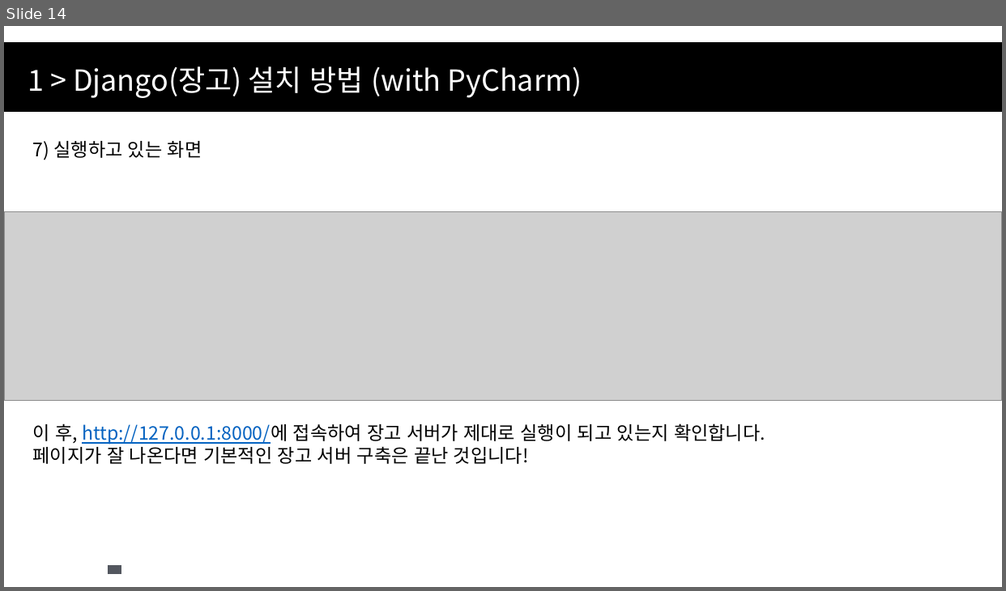
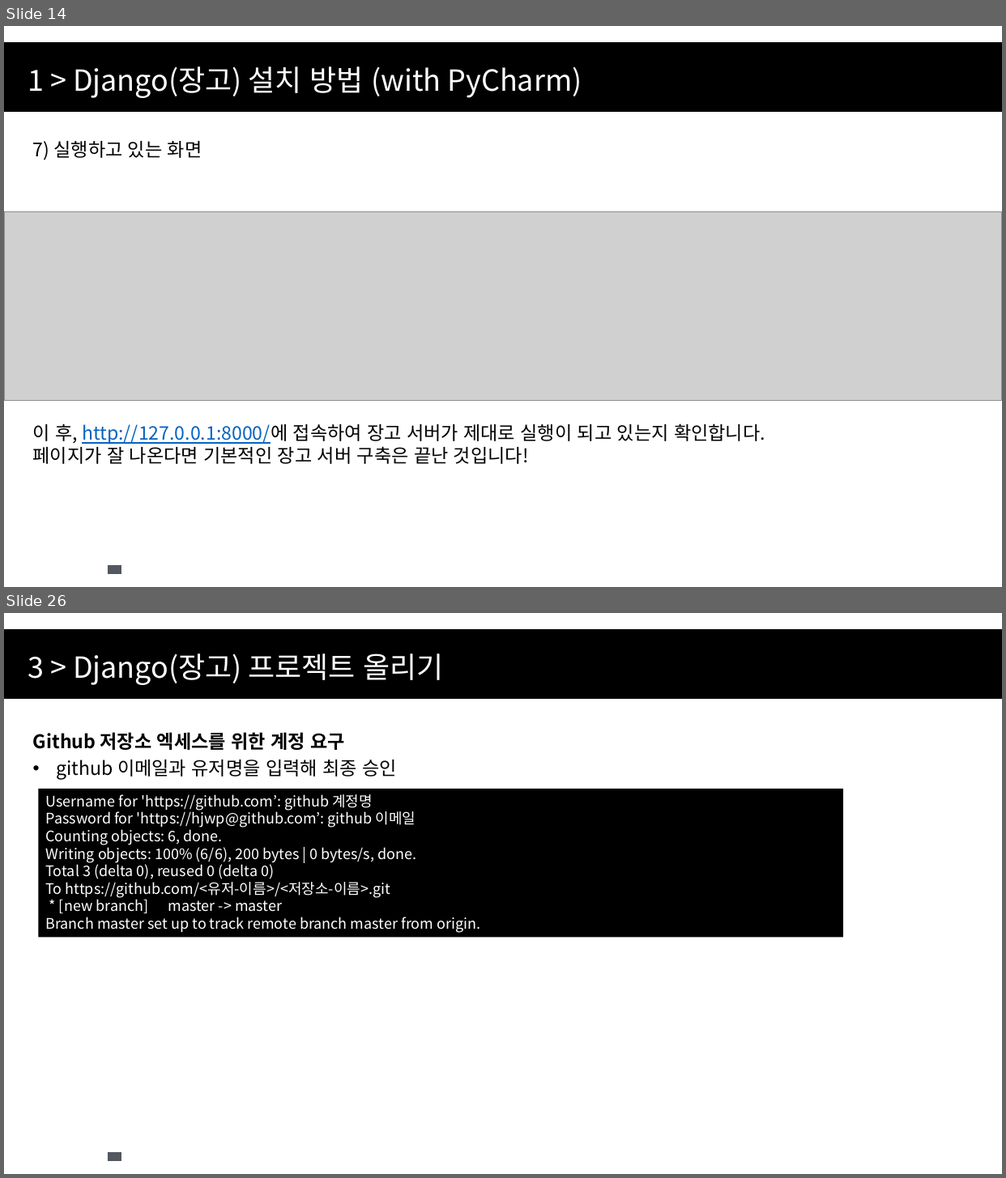
Before and after one commit to CPSSOpenSource/CPSS----, a slide deck: Python/Django & DS with Python 2주차.pptx. Shown one above the other, each under a label of ours: slide 14 before the commit, slides 14 and 26 after it; the slides between them are not shown. The pictures are 1006x591 and 1006x1178 pixels, drawn with LibreOffice and Linux fonts; fonts in the diff are those of the drawing; grey boxes stand for pictures; background and template pictures are left out. Boxes give left, top, right and bottom in pixels: in the first picture for what was removed or moved away, otherwise in the second. Text is boxed around its words. In the diff, an @@ line names an element or a change of style, - is before the commit and + after.

Commit message:
장고 기초 강의 2주 수정됨

```diff
--- a/Python/Django & DS with Python 2주차.pptx
+++ b/Python/Django & DS with Python 2주차.pptx
@@ slide 26 added at (x1=4, y1=613, x2=1002, y2=1174), background #FFFFFF; not listed: 2 template elements that a slide beside it also shows @@
@@ text added at (x1=27, y1=653, x2=444, y2=685), 28 pt, text #FFFFFF @@
+3 > Django(장고) 프로젝트 올리기
@@ text added at (x1=33, y1=732, x2=397, y2=780), 18 pt, text #000000 @@
+Github 저장소 엑세스를 위한 계정 요구
+• github 이메일과 유저명을 입력해 최종 승인
@@ rectangle added at (x1=39, y1=789, x2=843, y2=938), fill #000000, 14 pt, text #FFFFFF @@
+Username for 'https://github.com’: github 계정명
+Password for 'https://hjwp@github.com’: github 이메일
+Counting objects: 6, done.
+Writing objects: 100% (6/6), 200 bytes | 0 bytes/s, done.
+Total 3 (delta 0), reused 0 (delta 0)
+To https://github.com/<유저-이름>/<저장소-이름>.git
+* [new branch] master -> master
+Branch master set up to track remote branch master from origin.
```
Also in this commit, not shown: 5 slides changed, 10 other slides added.
